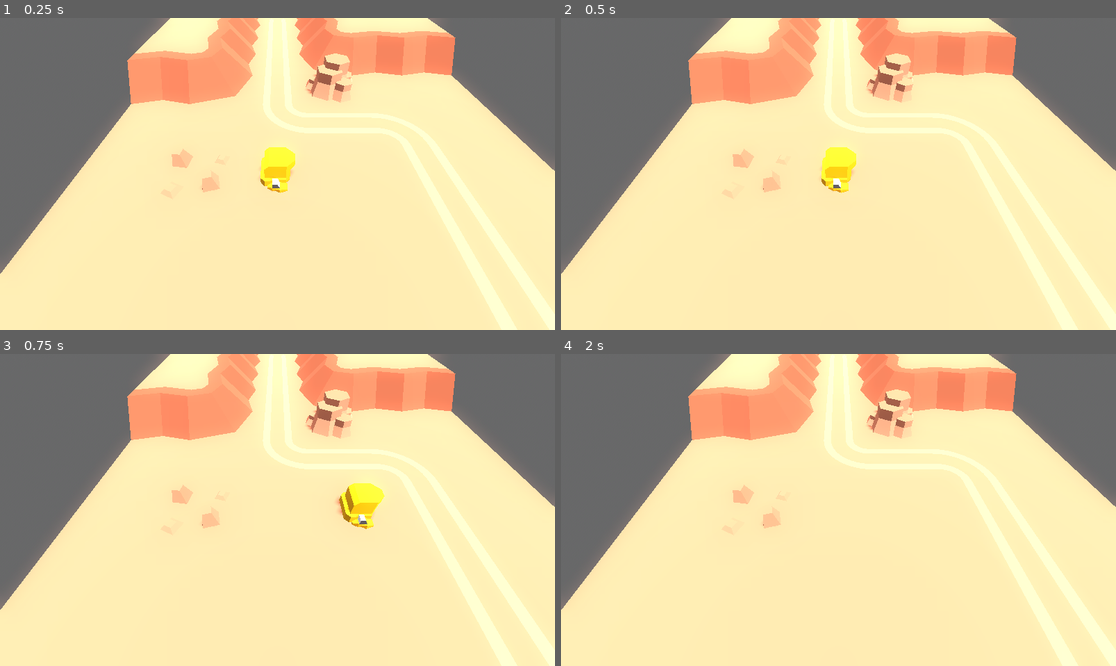
Above: before the commit, frames 1-4 (two rows, left to right).
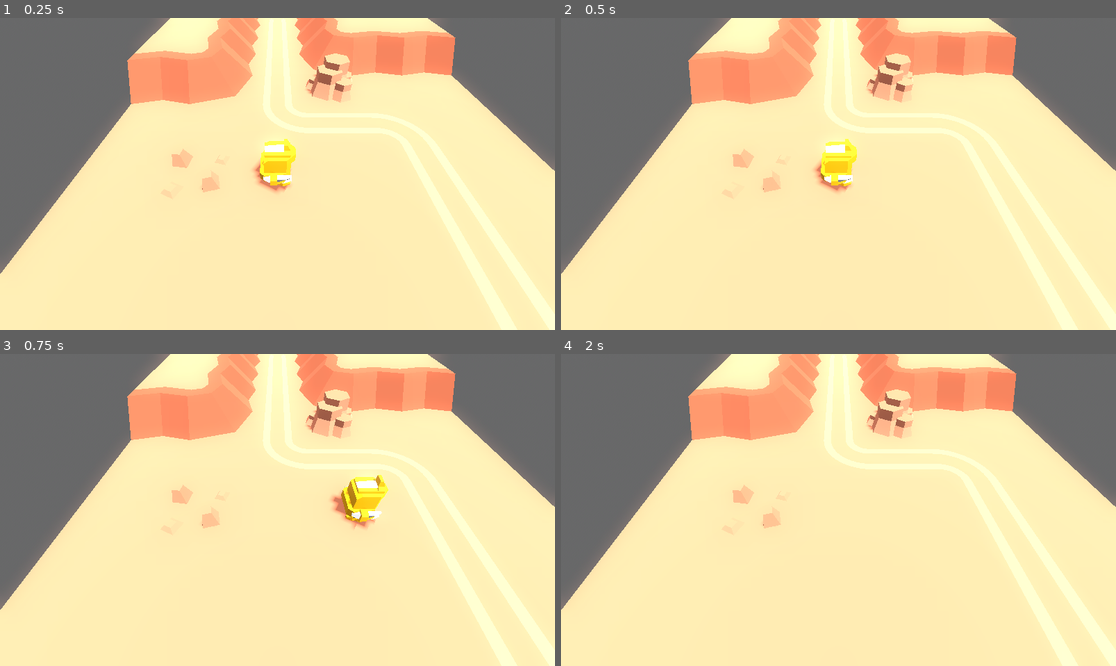
Above: after the commit, the same moments.

Repository: DreadBoy/children-of-the-parapet
Game: Godot game, scene res://scenes/test_scene.tscn
The game is run twice, just before and just after one commit, with the same random seed, the same clock (stepped at 60 frames per second) and the same inputs. Before the commit the project has no main scene; this scene is started directly in both runs.
Inputs:
- Up to frame 1 (0.25 s): no input
- Up to frame 2 (0.5 s): no input
- Up to frame 3 (0.75 s): tap Enter at 0.5 s; hold D (move_right) from 0.53 s (still down)
- Up to frame 4 (2 s): release D (move_right) at 1.28 s; hold S (move_down) from 1.28 s (still down)

The runs differ from the first frame. In frame 1, 0.7% of the frame differs, in the area x 45-54%, y 38-57%; in frame 2, 0.7%; in frame 3, 0.9%, in the area x 59-70%, y 38-57%; in frame 4, nothing differs.

Commit message:
Add character animation

Diff:
--- /dev/null
+++ b/character/character-animated.tscn
@@ -0,0 +1,222 @@
+[gd_scene load_steps=13 format=3 uid="uid://dcmyqmfil7rd7"]
+
+[ext_resource type="PackedScene" uid="uid://kpdk8lv1a1xl" path="res://character/character.glb" id="1_w6244"]
+
+[sub_resource type="Animation" id="Animation_41p3k"]
+length = 0.001
+tracks/0/type = "value"
+tracks/0/imported = false
+tracks/0/enabled = true
+tracks/0/path = NodePath("head_classic:position")
+tracks/0/interp = 1
+tracks/0/loop_wrap = true
+tracks/0/keys = {
+"times": PackedFloat32Array(0),
+"transitions": PackedFloat32Array(1),
+"update": 0,
+"values": [Vector3(2.23517e-08, 0.1, 0)]
+}
+tracks/1/type = "value"
+tracks/1/imported = false
+tracks/1/enabled = true
+tracks/1/path = NodePath("foot_topShield:position")
+tracks/1/interp = 1
+tracks/1/loop_wrap = true
+tracks/1/keys = {
+"times": PackedFloat32Array(0),
+"transitions": PackedFloat32Array(1),
+"update": 0,
+"values": [Vector3(8.9407e-08, 0.4, 0)]
+}
+tracks/2/type = "value"
+tracks/2/imported = false
+tracks/2/enabled = true
+tracks/2/path = NodePath("foot_double:position")
+tracks/2/interp = 1
+tracks/2/loop_wrap = true
+tracks/2/keys = {
+"times": PackedFloat32Array(0),
+"transitions": PackedFloat32Array(1),
+"update": 0,
+"values": [Vector3(2.98023e-08, 0.16, 0.18)]
+}
+tracks/3/type = "value"
+tracks/3/imported = false
+tracks/3/enabled = true
+tracks/3/path = NodePath("foot_double2:position")
+tracks/3/interp = 1
+tracks/3/loop_wrap = true
+tracks/3/keys = {
+"times": PackedFloat32Array(0),
+"transitions": PackedFloat32Array(1),
+"update": 0,
+"values": [Vector3(2.98023e-08, 0.16, -0.18)]
+}
+tracks/4/type = "value"
+tracks/4/imported = false
+tracks/4/enabled = true
+tracks/4/path = NodePath("foot_thin:position")
+tracks/4/interp = 1
+tracks/4/loop_wrap = true
+tracks/4/keys = {
+"times": PackedFloat32Array(0),
+"transitions": PackedFloat32Array(1),
+"update": 0,
+"values": [Vector3(0.03, 0, 0.13)]
+}
+tracks/5/type = "value"
+tracks/5/imported = false
+tracks/5/enabled = true
+tracks/5/path = NodePath("foot_thin2:position")
+tracks/5/interp = 1
+tracks/5/loop_wrap = true
+tracks/5/keys = {
+"times": PackedFloat32Array(0),
+"transitions": PackedFloat32Array(1),
+"update": 0,
+"values": [Vector3(-0.03, 0, -0.13)]
+}
+
+[sub_resource type="Animation" id="Animation_kcgvh"]
+resource_name = "idle"
+length = 4.5
+loop_mode = 1
+tracks/0/type = "value"
+tracks/0/imported = false
+tracks/0/enabled = true
+tracks/0/path = NodePath("head_classic:position")
+tracks/0/interp = 1
+tracks/0/loop_wrap = true
+tracks/0/keys = {
+"times": PackedFloat32Array(0, 2, 4),
+"transitions": PackedFloat32Array(-2, -2, -2),
+"update": 0,
+"values": [Vector3(2.23517e-08, 0.1, 0), Vector3(0, 0.07, 0), Vector3(2.23517e-08, 0.1, 0)]
+}
+tracks/1/type = "value"
+tracks/1/imported = false
+tracks/1/enabled = true
+tracks/1/path = NodePath("foot_topShield:position")
+tracks/1/interp = 1
+tracks/1/loop_wrap = true
+tracks/1/keys = {
+"times": PackedFloat32Array(0, 2, 4),
+"transitions": PackedFloat32Array(-2, -2, -2),
+"update": 0,
+"values": [Vector3(8.9407e-08, 0.4, 0), Vector3(0, 0.37, 0), Vector3(8.9407e-08, 0.4, 0)]
+}
+tracks/2/type = "value"
+tracks/2/imported = false
+tracks/2/enabled = true
+tracks/2/path = NodePath("foot_double:position")
+tracks/2/interp = 1
+tracks/2/loop_wrap = true
+tracks/2/keys = {
+"times": PackedFloat32Array(0.5, 2.5, 4.5),
+"transitions": PackedFloat32Array(-2, -2, -2),
+"update": 0,
+"values": [Vector3(2.98023e-08, 0.16, 0.18), Vector3(0, 0.13, 0.18), Vector3(2.98023e-08, 0.16, 0.18)]
+}
+tracks/3/type = "value"
+tracks/3/imported = false
+tracks/3/enabled = true
+tracks/3/path = NodePath("foot_double2:position")
+tracks/3/interp = 1
+tracks/3/loop_wrap = true
+tracks/3/keys = {
+"times": PackedFloat32Array(0.5, 2.5, 4.5),
+"transitions": PackedFloat32Array(-2, -2, -2),
+"update": 0,
+"values": [Vector3(2.98023e-08, 0.16, -0.18), Vector3(0, 0.13, -0.18), Vector3(2.98023e-08, 0.16, -0.18)]
+}
+
+[sub_resource type="Animation" id="Animation_o5i8h"]
+resource_name = "walk"
+length = 0.4
+loop_mode = 1
+tracks/0/type = "value"
+tracks/0/imported = false
+tracks/0/enabled = true
+tracks/0/path = NodePath("foot_thin:position")
+tracks/0/interp = 1
+tracks/0/loop_wrap = true
+tracks/0/keys = {
+"times": PackedFloat32Array(0, 0.2, 0.3, 0.4),
+"transitions": PackedFloat32Array(1, 1, 1, 1),
+"update": 0,
+"values": [Vector3(0.03, 0, 0.13), Vector3(-0.07, 0, 0.13), Vector3(0.02, 0.015, 0.13), Vector3(0.03, 0, 0.13)]
+}
+tracks/1/type = "value"
+tracks/1/imported = false
+tracks/1/enabled = true
+tracks/1/path = NodePath("foot_thin2:position")
+tracks/1/interp = 1
+tracks/1/loop_wrap = true
+tracks/1/keys = {
+"times": PackedFloat32Array(0, 0.1, 0.2, 0.4),
+"transitions": PackedFloat32Array(1, 1, 1, 1),
+"update": 0,
+"values": [Vector3(-0.03, 0, -0.13), Vector3(0.02, 0.015, -0.13), Vector3(0.03, 0, -0.13), Vector3(-0.03, 0, -0.13)]
+}
+
+[sub_resource type="AnimationLibrary" id="AnimationLibrary_k0iuj"]
+_data = {
+"RESET": SubResource("Animation_41p3k"),
+"idle": SubResource("Animation_kcgvh"),
+"walk": SubResource("Animation_o5i8h")
+}
+
+[sub_resource type="AnimationNodeAnimation" id="AnimationNodeAnimation_h3qc8"]
+animation = &"idle"
+
+[sub_resource type="AnimationNodeAnimation" id="AnimationNodeAnimation_637qs"]
+animation = &"walk"
+
+[sub_resource type="AnimationNodeStateMachineTransition" id="AnimationNodeStateMachineTransition_q6ua0"]
+
+[sub_resource type="AnimationNodeStateMachineTransition" id="AnimationNodeStateMachineTransition_4egf3"]
+
+[sub_resource type="AnimationNodeStateMachineTransition" id="AnimationNodeStateMachineTransition_tnksg"]
+
+[sub_resource type="AnimationNodeStateMachineTransition" id="AnimationNodeStateMachineTransition_w22a6"]
+advance_mode = 2
+
+[sub_resource type="AnimationNodeStateMachine" id="AnimationNodeStateMachine_jig7s"]
+states/Start/position = Vector2(326, 257)
+states/idle/node = SubResource("AnimationNodeAnimation_h3qc8")
+states/idle/position = Vector2(426, 105)
+states/walk/node = SubResource("AnimationNodeAnimation_637qs")
+states/walk/position = Vector2(568, 170)
+transitions = ["Start", "idle", SubResource("AnimationNodeStateMachineTransition_q6ua0"), "idle", "walk", SubResource("AnimationNodeStateMachineTransition_4egf3"), "walk", "idle", SubResource("AnimationNodeStateMachineTransition_tnksg"), "Start", "walk", SubResource("AnimationNodeStateMachineTransition_w22a6")]
+graph_offset = Vector2(-165, 16)
+
+[node name="character" instance=ExtResource("1_w6244")]
+
+[node name="head_classic" parent="." index="0"]
+transform = Transform3D(0, 1.68587e-07, -1, -8.42937e-08, 1, 1.68587e-07, 1, 8.42937e-08, 0, 2.23517e-08, 0.1, 0)
+
+[node name="foot_thin" parent="." index="1"]
+transform = Transform3D(0, 5.05762e-08, -0.3, -2.52881e-08, 0.3, 5.05762e-08, 0.3, 2.52881e-08, 0, 0.03, 0, 0.13)
+
+[node name="foot_thin2" parent="." index="2"]
+transform = Transform3D(0, 5.05762e-08, -0.3, -2.52881e-08, 0.3, 5.05762e-08, 0.3, 2.52881e-08, 0, -0.03, 0, -0.13)
+
+[node name="foot_topShield" parent="." index="3"]
+transform = Transform3D(0, 4.21468e-08, -0.7, -4.21468e-08, 0.25, 1.18011e-07, 0.5, 2.10734e-08, 0, 8.9407e-08, 0.4, 0)
+
+[node name="foot_double" parent="." index="4"]
+transform = Transform3D(0, 0, -0.4, -0.2, 3.57628e-08, 0, 2.38419e-08, 0.3, 0, 2.98023e-08, 0.16, 0.18)
+
+[node name="foot_double2" parent="." index="5"]
+transform = Transform3D(2.38419e-08, 0, -0.4, 0.2, 0, 4.76837e-08, 0, -0.3, 0, 2.98023e-08, 0.16, -0.18)
+
+[node name="AnimationPlayer" type="AnimationPlayer" parent="." index="6"]
+autoplay = "idle"
+libraries = {
+"": SubResource("AnimationLibrary_k0iuj")
+}
+
+[node name="AnimationTree" type="AnimationTree" parent="." index="7"]
+tree_root = SubResource("AnimationNodeStateMachine_jig7s")
+anim_player = NodePath("../AnimationPlayer")
+active = true
--- a/character/character.gd
+++ b/character/character.gd
@@ -6,12 +6,15 @@
 @export var fall_acceleration = 75
 
 var target_velocity = Vector3.ZERO
+var state_machine
+
+func _ready():
+	state_machine = $Pivot/character/AnimationTree["parameters/playback"]
+	state_machine.travel("idle")
 
 func _physics_process(delta):
-	# We create a local variable to store the input direction.
 	var direction = Vector3.ZERO
 
-	# We check for each move input and update the direction accordingly.
 	if Input.is_action_pressed("move_right"):
 		direction.z -= 1
 	if Input.is_action_pressed("move_left"):
@@ -23,16 +26,21 @@
 
 	if direction != Vector3.ZERO:
 		direction = direction.normalized()
-		$Pivot.look_at(position + direction, Vector3.UP)
 
-		# Ground Velocity
 	target_velocity.x = direction.x * speed
 	target_velocity.z = direction.z * speed
 
-	# Vertical Velocity
-	if not is_on_floor(): # If in the air, fall towards the floor. Literally gravity
+	if not is_on_floor():
 		target_velocity.y = target_velocity.y - (fall_acceleration * delta)
+	else:
+		target_velocity.y = 0
 
-	# Moving the Character
 	velocity = target_velocity
+
+	$Pivot.look_at(position + direction, Vector3.UP)
 	move_and_slide()
+
+	if direction != Vector3.ZERO and state_machine.get_current_node() != "walk":
+		state_machine.travel("walk")
+	elif direction == Vector3.ZERO and state_machine.get_current_node() != "idle":
+		state_machine.travel("idle")
--- a/character/character.tscn
+++ b/character/character.tscn
@@ -1,7 +1,7 @@
 [gd_scene load_steps=4 format=3 uid="uid://dw53w3dfoykvq"]
 
 [ext_resource type="Script" path="res://character/character.gd" id="1_gwvqf"]
-[ext_resource type="PackedScene" uid="uid://kpdk8lv1a1xl" path="res://character/character.glb" id="1_mg718"]
+[ext_resource type="PackedScene" uid="uid://dcmyqmfil7rd7" path="res://character/character-animated.tscn" id="2_hs8lr"]
 
 [sub_resource type="BoxShape3D" id="BoxShape3D_5ttfw"]
 
@@ -10,7 +10,7 @@
 
 [node name="Pivot" type="Node3D" parent="."]
 
-[node name="character" parent="Pivot" instance=ExtResource("1_mg718")]
+[node name="character" parent="Pivot" instance=ExtResource("2_hs8lr")]
 transform = Transform3D(-4.37114e-08, 0, 1, 0, 1, 0, -1, 0, -4.37114e-08, 0, 0, 0)
 
 [node name="CollisionShape3D" type="CollisionShape3D" parent="."]
--- a/project.godot
+++ b/project.godot
@@ -11,6 +11,7 @@
 [application]
 
 config/name="Children-of-the-parapet"
+run/main_scene="res://scenes/test_scene.tscn"
 config/features=PackedStringArray("4.1", "Forward Plus")
 config/icon="res://icon.svg"
 
--- a/scenes/test_scene.tscn
+++ b/scenes/test_scene.tscn
@@ -71,7 +71,6 @@
 speed = 5
 
 [node name="CameraPivot" type="Marker3D" parent="."]
-transform = Transform3D(1, 0, 0, 0, 1, 0, 0, 0, 1, 0, 0, 0)
 
 [node name="Camera3D" type="Camera3D" parent="CameraPivot"]
 transform = Transform3D(-4.37114e-08, -0.788011, 0.615662, 0, 0.615662, 0.788011, -1, 3.44451e-08, -2.69114e-08, 1.57566, 2, 0)
Binary file changed: character/character.glb
Not shown, added: README.md
Not shown, changed: models/character.model
